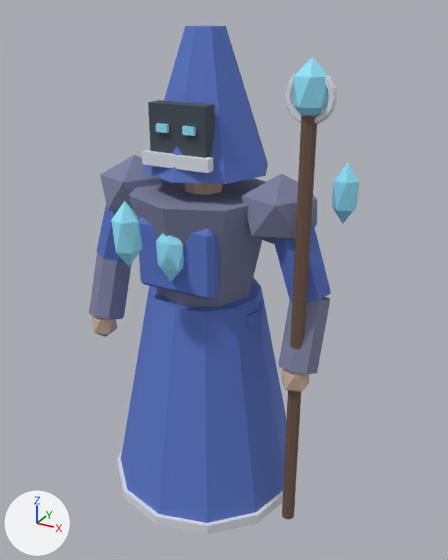
A saved change to the FBX model Assets/Art/Models/SH10_Hero_Elaria.fbx.
Rendered twice from a 50 mm lens placed at (1.3, -2.19, 2.2), pointed at (0.08, 0.03, 1.09). Every picture has the same lights, and +X, +Y and +Z are marked at lower left. The picture after the commit comes second.

Names of what the first picture shows: 'SH10_Hero_Elaria'.
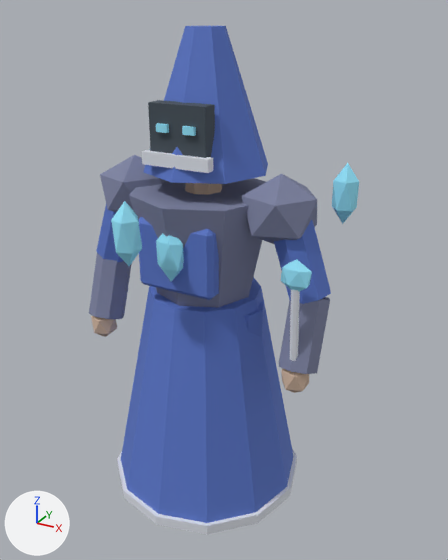
Changed parts and their boxes (x1, y1, x2, y2) in the pictures (448 x 560 px):
part 1 of me_cone_113, added (cyan): after (281, 259, 312, 292)
part 2 of me_cone_113, added: after (290, 289, 300, 361)
part 3 of me_cone_113, deleted: before (285, 74, 337, 124)
part 4 of me_cone_113, deleted (cyan): before (293, 57, 328, 116)
part 5 of me_cone_113, deleted (brown): before (282, 114, 318, 519)

Diff of the bpy script that builds the scene:
```diff
--- a/Assets/Art/Models/SH10_Hero_Elaria.fbx.py
+++ b/Assets/Art/Models/SH10_Hero_Elaria.fbx.py
@@ me_cone_113 @@
 # used by ob_sh10_hero_elaria; location = (0.0, 0.0, 0.0)
-me_cone_113.from_pydata(...)  # 564 vertices, 536 faces; spans x -0.59..0.6, y -0.5..0.46, z 0.0..2.13
+me_cone_113.from_pydata(...)  # 468 vertices, 440 faces; spans x -0.59..0.6, y -0.5..0.46, z 0.0..2.13
+# me_cone_113 part 1: a new loose piece, an icosphere of 20 faces spanning x 0.437..0.563, y -0.196..-0.144, z 1.2..1.34, in mat_sh10_hero_elaria_soul (cyan #95e7ff)
+# me_cone_113 part 2: a new loose piece of 16 vertices spanning x 0.48..0.52, y -0.19..-0.12, z 0.78..1.22, in mat_sh10_hero_elaria_trim (white #e1e5ed)
+# me_cone_113 part 3: the loose piece of 96 vertices spanning x 0.41..0.6, y -0.13..-0.11, z 1.83..2.02 is deleted
+# me_cone_113 part 4: the loose piece of 12 vertices spanning x 0.44..0.56, y -0.18..-0.06, z 1.83..2.05 is deleted
+# me_cone_113 part 5
+# 16 vertices are removed from x 0.47..0.53, y -0.15..-0.09, z 0.05..1.9
+# 10 faces are deleted
 me_cone_113.materials.append(mat_sh10_hero_elaria_armor)
@@ me_cone_113 @@
 me_cone_113.materials.append(mat_sh10_hero_elaria_trim)
-me_cone_113.materials.append(mat_sh10_hero_elaria_wood)  # brown #6f5748
```
